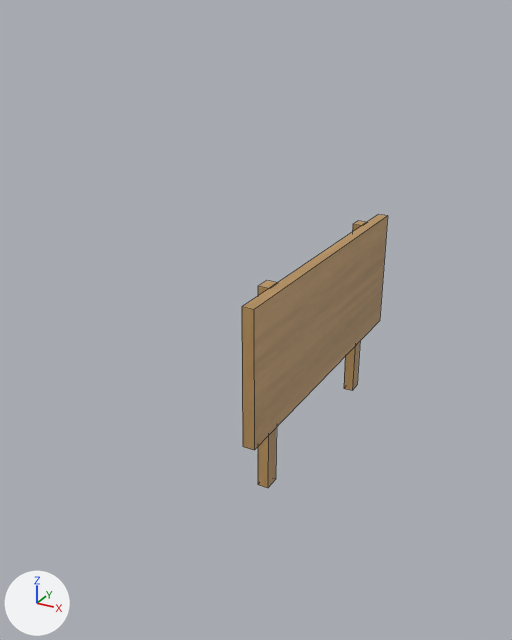
One commit to the Blender file source_assets/sign.blend: the scene before it, then after it.
Camera for both pictures: a 50 mm camera at (23.2, -54.2, 36.5) aimed at (-4.1, -4.6, 11.7). Arrows for +X, +Y and +Z are at lower left; the lights stay in place. Mesh edges are drawn as thin lines.
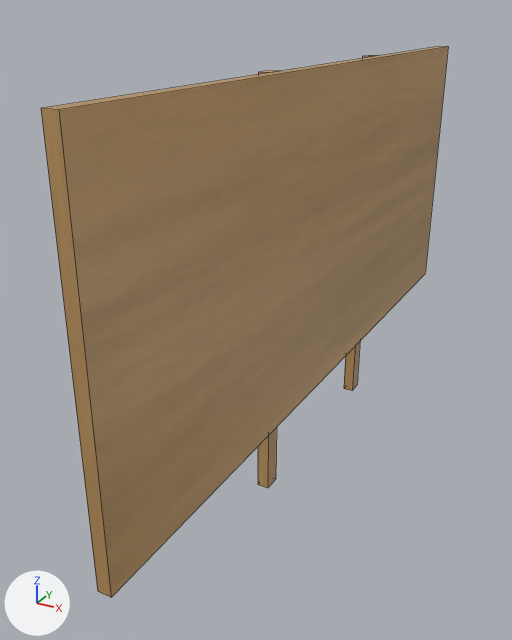
Edits to the scene script, one JSON object a line:
```json
{"block": "me_cube", "where": "me_cube.from_pydata(...)  # 24 vertices, 18 faces; spans x -0.9..1.0, y -14.3..13.8, z -1.0..17.3"}
{"block": "me_cube", "where": "# used by ob_cube; location = (0.0, 0.0, 0.0)"}
{"block": "me_cube", "where": "# before: 8 (0.1, 10.6, 17.3) at pixel (367, 222), 10 (0.1, 9.1, 17.3) at pixel (362, 225), 12 (-0.9, 10.6, 17.3) at pixel (358, 220), 14 (-0.9, 9.1, 17.3) at pixel (352, 224)"}
{"block": "me_cube", "where": "# before: 16 (0.1, -8.7, 17.3) at pixel (278, 282), 18 (0.1, -10.1, 17.3) at pixel (269, 288), 20 (-0.9, -8.7, 17.3) at pixel (266, 280), 22 (-0.9, -10.1, 17.3) at pixel (257, 286)"}
{"block": "me_cube", "change": "me_cube part 1: the loose piece of 8 vertices spanning x 0.0..1.0, y -14.3..13.8, z 5.6..17.3 is scaled about its middle by (1, 2.21, 2.32), then moved by (0.0, 0.0, 7.7)"}
{"block": "me_cube", "change": "me_cube part 2"}
{"op": "add", "block": "me_cube", "code": "for i in [8, 10, 12, 14]: me_cube.vertices[i].co += Vector((0.0, 0.0, 15.3))"}
{"block": "me_cube", "change": "me_cube part 3"}
{"op": "add", "block": "me_cube", "code": "for i in [16, 18, 20, 22]: me_cube.vertices[i].co += Vector((0.0, 0.0, 15.3))"}
```

Where the change shows, as pixel boxes [x1, y1, x2, y2] in the pictures (512 x 640 px; the box of a moved part takes in the faces that stretch with it):
```json
{"object": "Cube", "change": "reshaped", "before": [242, 214, 388, 488], "after": [41, 46, 448, 597], "on screen": "178% wider, 101% taller"}
{"part": 1, "of": "me_cube", "change": "moved or reshaped", "before": [242, 214, 388, 450], "after": [41, 46, 448, 597]}
{"part": 2, "of": "me_cube", "change": "moved or reshaped", "before": [344, 221, 367, 391], "after": [344, 56, 375, 391]}
{"part": 3, "of": "me_cube", "change": "moved or reshaped", "before": [258, 281, 278, 488], "after": [258, 70, 278, 488]}
```
